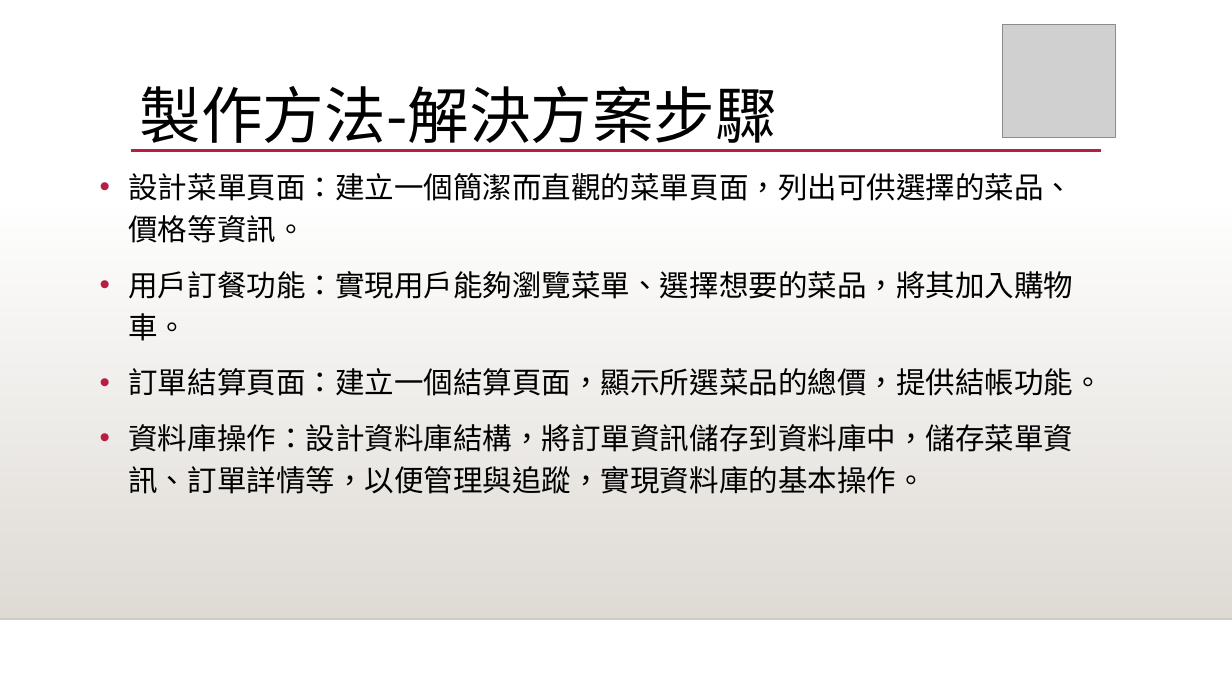
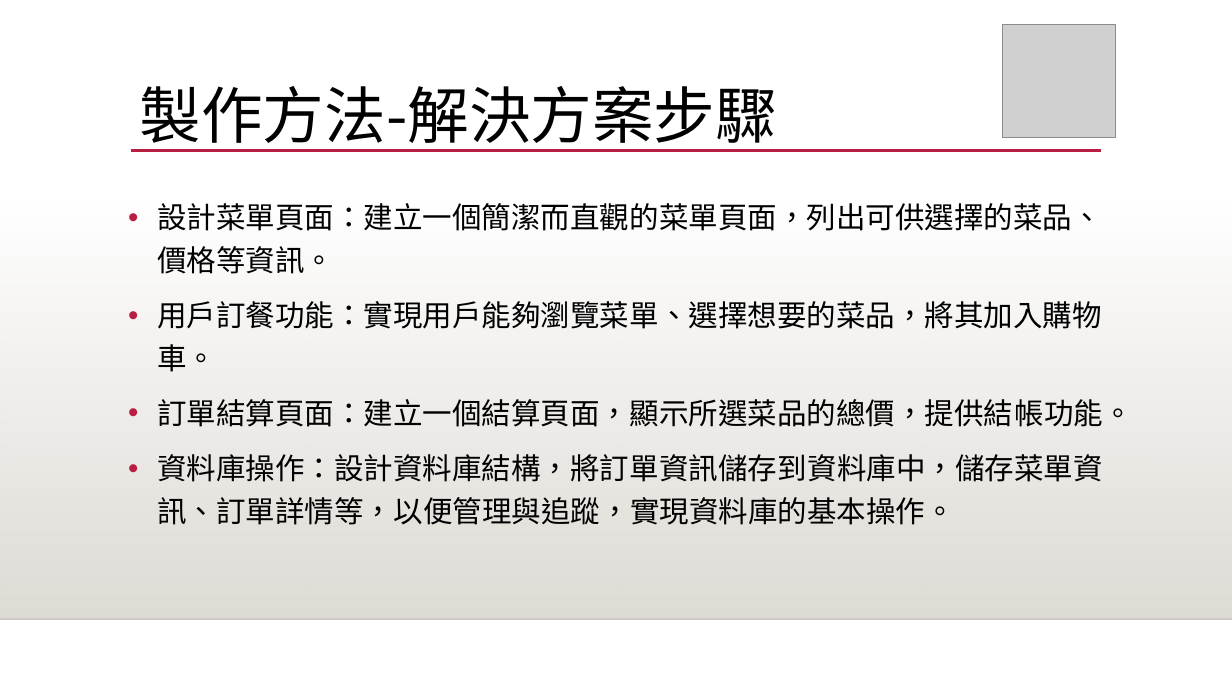
Before and after one commit to s8591120/ordersystem, a slide deck: slide 7 of 網頁點餐系統.pptx. Drawn at 1232x693 pixels with LibreOffice and Linux fonts; fonts in the diff are those of the drawing; grey boxes stand for pictures; background and template pictures are left out. Boxes give left, top, right and bottom in pixels: in the first picture for what was removed or moved away, otherwise in the second. Text is boxed around its words. In the diff, an @@ line names an element or a change of style, - is before the commit and + after.

```diff
--- a/網頁點餐系統.pptx
+++ b/網頁點餐系統.pptx
@@ text "設計菜單頁面：建立一個簡潔而直觀的菜單頁面，列出可供選擇的菜品、價格等資訊。": place and size @@
-text "設計菜單頁面：建立一個簡潔而直觀的菜單頁面，列出可供選擇的菜品、價格等資訊。" at [128, 173, 1102, 494]
+text "設計菜單頁面：建立一個簡潔而直觀的菜單頁面，列出可供選擇的菜品、價格等資訊。" at [157, 203, 1133, 525]
@@ text "設計菜單頁面：建立一個簡潔而直觀的菜單頁面，列出可供選擇的菜品、價格等資訊。" at [157, 203, 1133, 525]: font Calibri to Noto Sans CJK SC @@
```
Also in this commit, not shown: 10 other slides changed, 1 slide added, 1 other file.
